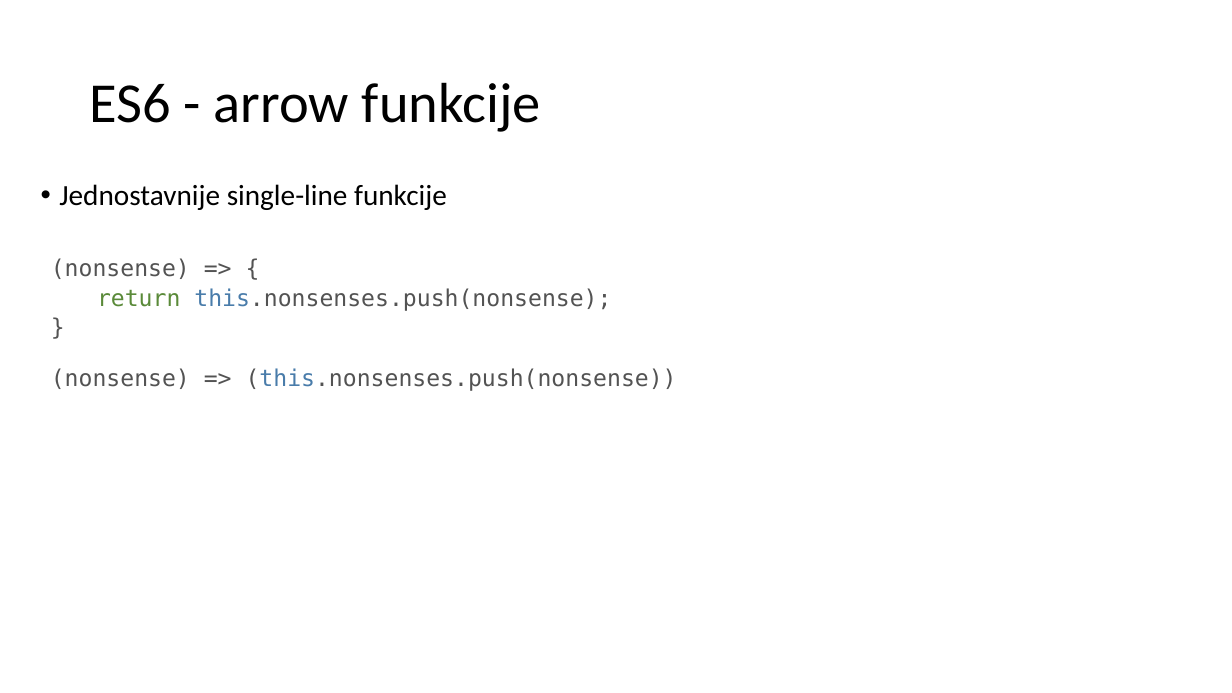
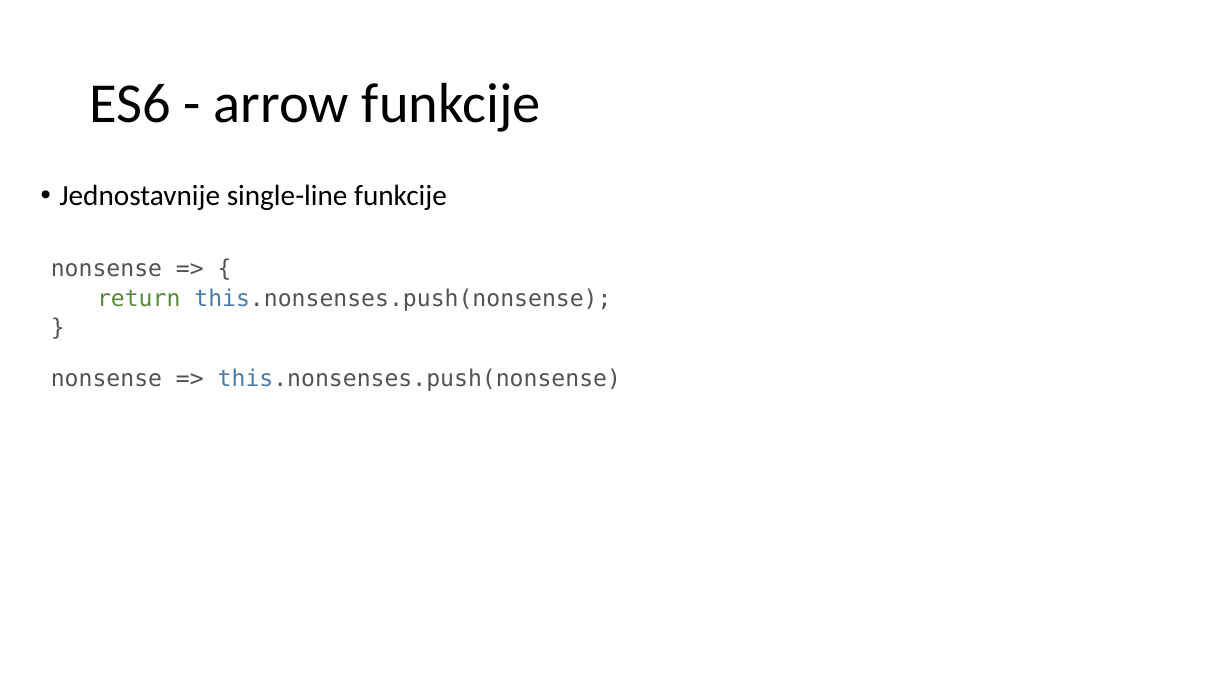
Before and after one commit to axilis/jsschool-2017, a slide deck: slide 6 of 2. NodeJS/nodejs.pptx. Drawn at 1232x693 pixels with LibreOffice and Linux fonts; fonts in the diff are those of the drawing; background and template pictures are left out. Boxes give left, top, right and bottom in pixels: in the first picture for what was removed or moved away, otherwise in the second. Text is boxed around its words. In the diff, an @@ line names an element or a change of style, - is before the commit and + after.

```diff
--- a/2. NodeJS/nodejs.pptx
+++ b/2. NodeJS/nodejs.pptx
@@ text at <box>51,263,162,277</box>: text changed @@
-(nonsense) => {
+nonsense => {
@@ text at <box>51,368,621,391</box>: text changed @@
-(nonsense) => (this.nonsenses.push(nonsense))
+nonsense => this.nonsenses.push(nonsense)
```
Also in this commit, not shown: 2 other slides changed, 3 other files.
